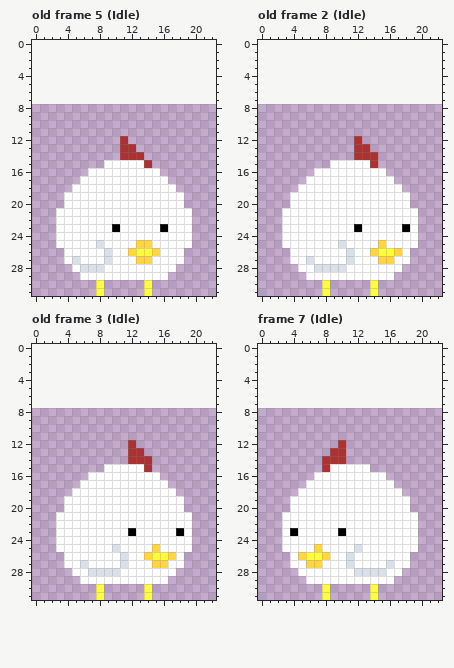
Two states of a pixel-art file, Assets/Sprites/Chicken/RoundChicken.aseprite. The first picture shows the starting point.
23x24 pixels, 21 frames. Shown: old frame 5 (Idle), old frame 2 (Idle), old frame 3 (Idle), frame 7 (Idle). The old version is drawn lined up with the new one, on the new canvas. The commit also changed other frames, which this record leaves out.
Once edited:
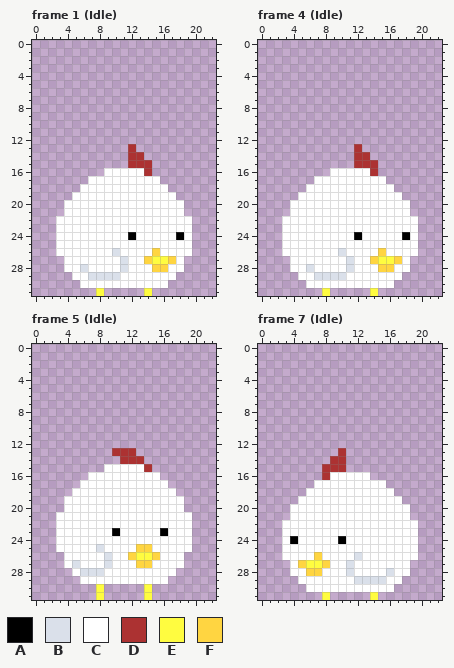
Palette (. is transparent): A #000000  B #dae0ea  C #ffffff  D #ac3232  E #fffc40  F #ffd541
A new or re-ordered frame is compared with the old frame closest to it.
What changed:
canvas 23x24 -> 23x32, the old top-left corner now at 0,8
frames 21 -> 22
--- frame 1 (Idle) is new; against old frame 5 (Idle)
@@ x 0..22 @@
 11 .......................
-12 ...........D...........
-13 ...........DD..........
-14 ...........DDD.........
-15 .........CCCCCD........
-16 .......CCCCCCCCC.......
-17 ......CCCCCCCCCCC......
-18 .....CCCCCCCCCCCCC.....
-19 ....CCCCCCCCCCCCCCC....
+12 .......................
+13 ............D..........
+14 ............DD.........
+15 ............DDD........
+16 .........CCCCCD........
+17 .......CCCCCCCCC.......
+18 ......CCCCCCCCCCC......
+19 .....CCCCCCCCCCCCC.....
 20 ....CCCCCCCCCCCCCCC....
-21 ...CCCCCCCCCCCCCCCCC...
+21 ....CCCCCCCCCCCCCCC....
 22 ...CCCCCCCCCCCCCCCCC...
-23 ...CCCCCCCACCCCCACCC...
-24 ...CCCCCCCCCCCCCCCCC...
-25 ...CCCCCBCCCCFFCCCCC...
-26 ....CCCCCBCCFEEFCCC....
-27 ....CBCCCBCCCFFCCCC....
-28 .....CBBBCCCCCCCCC.....
-29 ......CCCCCCCCCCC......
-30 ........E.....E........
+23 ...CCCCCCCCCCCCCCCCC...
+24 ...CCCCCCCCCACCCCCAC...
+25 ...CCCCCCCCCCCCCCCCC...
+26 ...CCCCCCCBCCCCFCCCC...
+27 ....CCCCCCCBCCFEEFC....
+28 ....CCBCCCCBCCCFFCC....
+29 .....CCBBBBCCCCCCC.....
+30 ......CCCCCCCCCCC......
 31 ........E.....E........
--- frame 4 (Idle) against old frame 2 (Idle)
@@ x 0..22 @@
 11 .......................
-12 ............D..........
-13 ............DD.........
-14 ............DDD........
-15 .........CCCCCD........
-16 .......CCCCCCCCC.......
-17 ......CCCCCCCCCCC......
-18 .....CCCCCCCCCCCCC.....
-19 ....CCCCCCCCCCCCCCC....
+12 .......................
+13 ............D..........
+14 ............DD.........
+15 ............DDD........
+16 .........CCCCCD........
+17 .......CCCCCCCCC.......
+18 ......CCCCCCCCCCC......
+19 .....CCCCCCCCCCCCC.....
 20 ....CCCCCCCCCCCCCCC....
-21 ...CCCCCCCCCCCCCCCCC...
+21 ....CCCCCCCCCCCCCCC....
 22 ...CCCCCCCCCCCCCCCCC...
-23 ...CCCCCCCCCACCCCCAC...
-24 ...CCCCCCCCCCCCCCCCC...
-25 ...CCCCCCCBCCCCFCCCC...
-26 ....CCCCCCCBCCFEEFC....
-27 ....CCBCCCCBCCCFFCC....
-28 .....CCBBBBCCCCCCC.....
-29 ......CCCCCCCCCCC......
-30 ........E.....E........
+23 ...CCCCCCCCCCCCCCCCC...
+24 ...CCCCCCCCCACCCCCAC...
+25 ...CCCCCCCCCCCCCCCCC...
+26 ...CCCCCCCBCCCCFCCCC...
+27 ....CCCCCCCBCCFEEFC....
+28 ....CCBCCCCBCCCFFCC....
+29 .....CCBBBBCCCCCCC.....
+30 ......CCCCCCCCCCC......
 31 ........E.....E........
--- frame 5 (Idle) against old frame 3 (Idle)
@@ x 8..16 @@
 11 .........
-12 ....D....
-13 ....DD...
-14 ....DDD..
+12 .........
+13 ..DDD....
+14 ...DDD...
 15 .CCCCCD..
@@ x 0..22 @@
 22 ...CCCCCCCCCCCCCCCCC...
-23 ...CCCCCCCCCACCCCCAC...
+23 ...CCCCCCCACCCCCACCC...
 24 ...CCCCCCCCCCCCCCCCC...
-25 ...CCCCCCCBCCCCFCCCC...
-26 ....CCCCCCCBCCFEEFC....
-27 ....CCBCCCCBCCCFFCC....
-28 .....CCBBBBCCCCCCC.....
+25 ...CCCCCBCCCCFFCCCCC...
+26 ....CCCCCBCCFEEFCCC....
+27 ....CBCCCBCCCFFCCCC....
+28 .....CBBBCCCCCCCCC.....
 29 ......CCCCCCCCCCC......
--- frame 7 (Idle)
@@ x 0..22 @@
 11 .......................
-12 ..........D............
-13 .........DD............
-14 ........DDD............
-15 ........DCCCCC.........
-16 .......CCCCCCCCC.......
-17 ......CCCCCCCCCCC......
-18 .....CCCCCCCCCCCCC.....
-19 ....CCCCCCCCCCCCCCC....
+12 .......................
+13 ..........D............
+14 .........DD............
+15 ........DDD............
+16 ........DCCCCC.........
+17 .......CCCCCCCCC.......
+18 ......CCCCCCCCCCC......
+19 .....CCCCCCCCCCCCC.....
 20 ....CCCCCCCCCCCCCCC....
-21 ...CCCCCCCCCCCCCCCCC...
+21 ....CCCCCCCCCCCCCCC....
 22 ...CCCCCCCCCCCCCCCCC...
-23 ...CACCCCCACCCCCCCCC...
-24 ...CCCCCCCCCCCCCCCCC...
-25 ...CCCCFCCCCBCCCCCCC...
-26 ....CFEEFCCBCCCCCCC....
-27 ....CCFFCCCBCCCCBCC....
-28 .....CCCCCCCBBBBCC.....
-29 ......CCCCCCCCCCC......
-30 ........E.....E........
+23 ...CCCCCCCCCCCCCCCCC...
+24 ...CACCCCCACCCCCCCCC...
+25 ...CCCCCCCCCCCCCCCCC...
+26 ...CCCCFCCCCBCCCCCCC...
+27 ....CFEEFCCBCCCCCCC....
+28 ....CCFFCCCBCCCCBCC....
+29 .....CCCCCCCBBBBCC.....
+30 ......CCCCCCCCCCC......
 31 ........E.....E........
Boxes around the changes in both pictures, in picture pixels (x1, y1, x2, y2):
changed: (56, 136, 192, 288)
changed: (282, 136, 418, 288)
changed: (112, 440, 152, 464)
changed: (72, 528, 184, 576)
changed: (282, 440, 418, 592)
